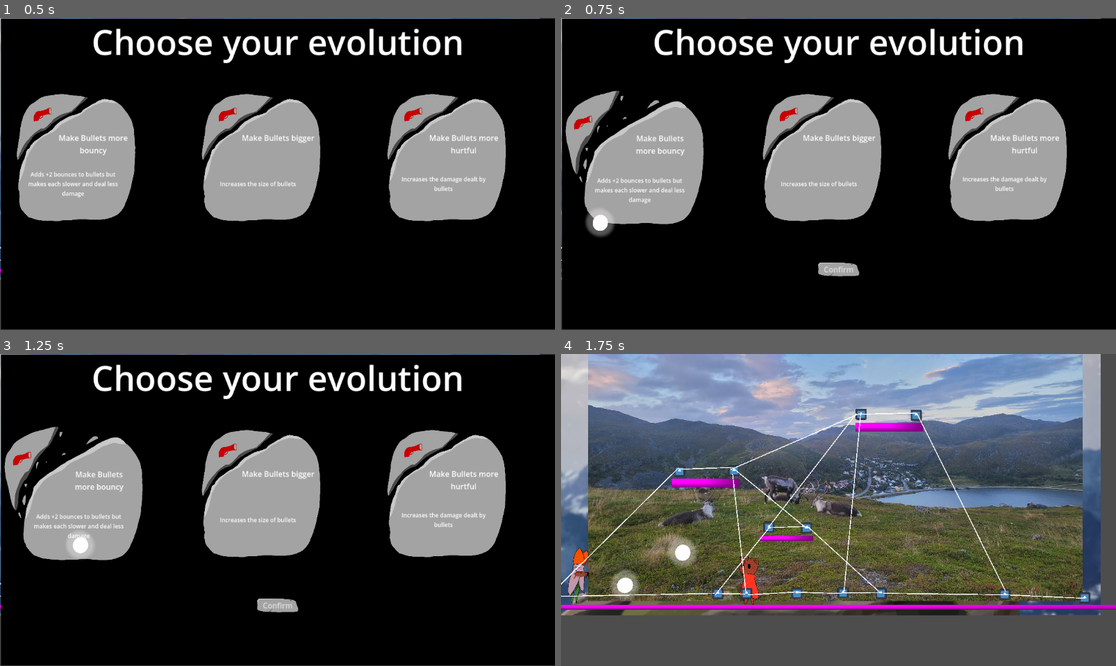
Above: before the commit, frames 1-4 (two rows, left to right).
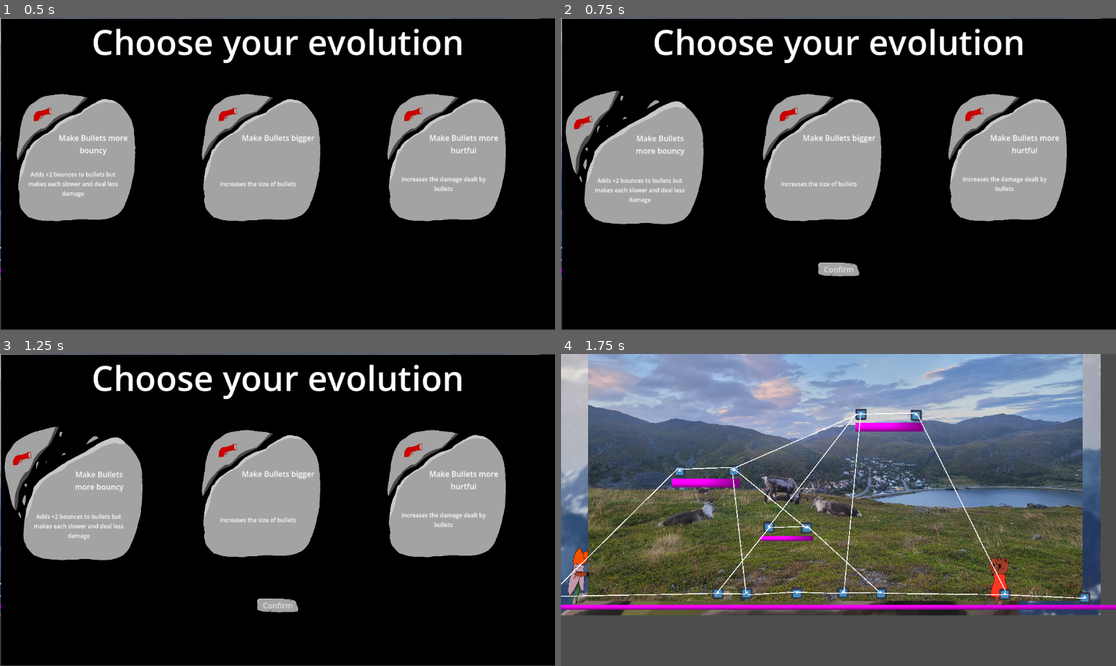
Above: after the commit, the same moments.

Repository: Q1-Studios/TreeVolution
Game: Godot game, scene res://src/scenes/map.tscn
The game is run twice, just before and just after one commit, with the same random seed, the same clock (stepped at 60 frames per second) and the same inputs. The engine's default icon, where the game draws it, is replaced by a stand-in: a white triangle on a blue panel in a dark square.
Inputs (mouse positions are in pixels of both pictures, inside the frame that each line leads up to):
- Up to frame 1 (0.5 s): no input
- Up to frame 2 (0.75 s): click (655, 183) at 0.5 s
- Up to frame 3 (1.25 s): no input
- Up to frame 4 (1.75 s): click "Confirm" at 1.25 s

Frame 1 is identical in both runs. In frame 2, 0.3% of the frame differs, in the area x 4-10%, y 61-71%; in frame 3, 0.3%; in frame 4, 1.4%, in the area x 9-81%, y 59-81%.

Commit message:
Enemy now cannot sneak up on you during skill select anymore (very important)

Diff:
--- a/src/scripts/Character.gd
+++ b/src/scripts/Character.gd
@@ -1,6 +1,5 @@
 class_name Character
 extends CharacterBody2D
-
 
 var PLAYER_MAX_HEALTH: float = 100
 var health: float = 10
@@ -21,6 +20,7 @@
 var pollen_list = [] # stores in what pollen areas wer are in
 var pollen_effect_can_happen: bool = true
 
+@export var enabled: bool = true
 @export var movement_controller : MovementController
 @export var animation_player : AnimationPlayer
 @export var gun: GunController
@@ -45,8 +45,10 @@
 	temp_pollen.owner_call = self
 	return temp_pollen
 
+func _physics_process(_delta: float) -> void:
+	if !enabled:
+		return
 
-func _physics_process(_delta: float) -> void:
 	if movement_controller:
 		movement_controller.handleMovement(self)
 
@@ -67,6 +69,9 @@
 func pollen_effect_cooldown():
 	await get_tree().create_timer(1).timeout
 	pollen_effect_can_happen = true
+
+func set_enabled(_enabled: bool) -> void:
+	self.enabled = _enabled
 
 func apply_evolution_effects(evolution: Evolutions.Evolution):
 	# TODO: balancing -> done :D
--- a/src/scripts/enemy.gd
+++ b/src/scripts/enemy.gd
@@ -8,6 +8,10 @@
 
 func _physics_process(delta: float) -> void:
 	super(delta)
+
+	if !enabled:
+		return
+
 	if health < 0:
 		queue_free()
 	play_animation()
--- a/src/scripts/map.gd
+++ b/src/scripts/map.gd
@@ -1,13 +1,14 @@
 extends Node2D
 
 @onready var player: Player = $Player
+@onready var enemy: Enemy = $Enemy
+@onready var evolution_select = $EvolutionSelect
 
 func _ready() -> void:
-	player.apply_evolution_effects(Evolutions.Evolution.PISTOL_BULLET_SIZE)
-	player.apply_evolution_effects(Evolutions.Evolution.PISTOL_BULLET_SIZE)
-	player.apply_evolution_effects(Evolutions.Evolution.PISTOL_BULLET_SIZE)
-	player.apply_evolution_effects(Evolutions.Evolution.PISTOL_BULLET_SIZE)
-	player.apply_evolution_effects(Evolutions.Evolution.PISTOL_BULLET_SIZE)
-	player.apply_evolution_effects(Evolutions.Evolution.PISTOL_BULLET_SIZE)
+	evolution_select.display()
 
-	$EvolutionSelect.display()
+func _process(_delta: float) -> void:
+	var enabled: bool = !evolution_select.visible
+	await get_tree().create_timer(0.1).timeout
+	enemy.set_enabled(enabled)
+	player.set_enabled(enabled)
--- a/src/scripts/player.gd
+++ b/src/scripts/player.gd
@@ -15,6 +15,9 @@
 
 func _physics_process(delta: float) -> void:
 	super(delta)
+	if !enabled:
+		return
+
 	_handle_gun()
 	play_animation()
 
